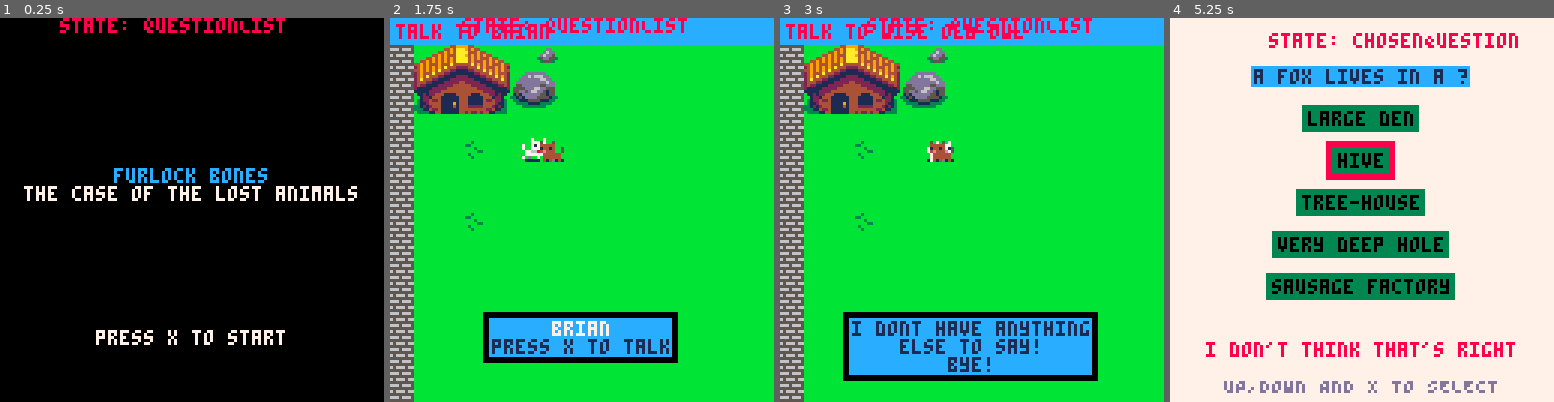
Above: before the commit, frames 1-4 (left to right).
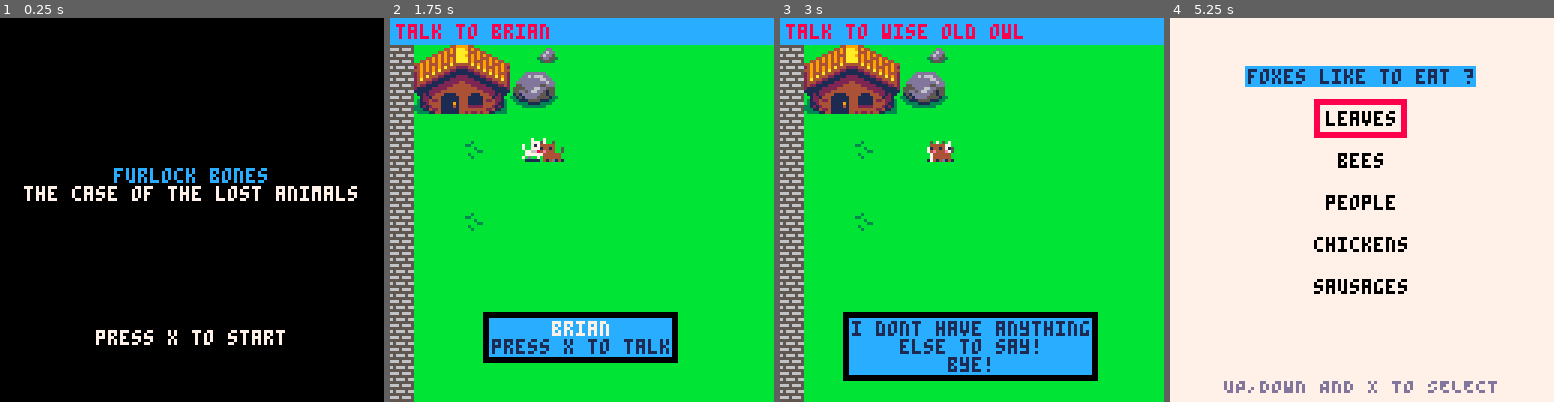
Above: after the commit, the same moments.

Repository: Mackeriah/FurlockBones-game
Game: PICO-8 cartridge furlock bones.p8
Same seed, same stepped clock (60 frames per second), same inputs: the game is played once before the commit and once after it.
Inputs:
- Up to frame 1 (0.25 s): no input
- Up to frame 2 (1.75 s): tap X (X key) at 0.33, 1.07 s; tap O (Z key) at 0.7, 1.7 s; hold Right from 1.6 s (still down)
- Up to frame 3 (3 s): tap X (X key) at 1.85, 2.97 s; release Right at 2.1 s; tap O (Z key) at 2.1, 2.5, 2.9 s; hold Up 2.15-2.42 s; hold Right from 2.47 s (still down)
- Up to frame 4 (5.25 s): release Right at 3.03 s; hold Left 3.08-3.58 s; tap O (Z key) every 0.4 s from 3.3 to 4.9 s; hold Down 3.63-3.97 s; hold Right 4.02-4.68 s; tap X (X key) at 4.08, 5.2 s; hold Up 4.73-5.03 s; hold Left from 5.08 s (still down)

The runs differ from the first frame. In frame 1, 0.9% of the frame differs, in the area x 15-75%, y 0-4%; in frame 2, 0.9%; in frame 3, 0.8%; in frame 4, 16%, in the area x 9-91%, y 3-89%.

Commit message:
wordgame about 90% complete now
oh. yeah.

Diff:
--- a/furlock bones.p8
+++ b/furlock bones.p8
@@ -71,8 +71,8 @@
 	cls()
 	if activeGame == false then draw_menu() else draw_game() end
 	-- player.x-20,player.y-20,8
-	print("state: "..wordgame.state,player.x-20,player.y-40,8)
-	--print(objective.current)
+	--print("q1: "..wordgame.q1correct,player.x-20,player.y-40,8)
+	--print("question: "..wordgame.selectedQuestion)
 	--print(camera_x)
 	--print(camera_y)
 end
@@ -91,7 +91,12 @@
 		camera_x, camera_y = 0,0
 		camera(camera_x,camera_y) --0,0 as I draw wordgame in top left
 		wordgame_prepare_chosen_question() -- get questions/anwers ready for current lost animal
-		wordgame_draw_question_list()
+
+		if wordgame.state == "questionList" then
+			wordgame_questions_only()
+		elseif wordgame.state == "chosenQuestion" then
+			wordgame_draw_chosen_question_and_answers()
+		end
 	else
 		camera(camera_x,camera_y) -- run before map to avoid wordgame stutter
 		map(0,0,0,0,128,32) -- draw current map
@@ -245,6 +250,7 @@
 function init_wordgame()
 	wordgame = {} -- empty array to store multiple strings
 	wordgame.question = {} -- empty array to store question string
+	wordgame.allQuestions = {} -- stores list of all questions
 	wordgame.answers = {} -- empty array to store answer strings
 	wordgame.pagesCollected = false -- flag to check if player has collected all pages
 	wordgame.selectedQuestion = 1
@@ -258,16 +264,24 @@
 		lostAnimal = animal.list[animal.active]
 		if lostAnimal == "fox" then
 			if wordgame.selectedQuestion == 1 then
-				wordgame_store_questions({"a fox lives in a ?"})
+				wordgame_store_questions({"foxes live in a ?"})
 				wordgame_store_answers({"large den", "hive", "tree-house","very deep hole","sausage factory"})
 				wordgame.correct_answer = 1
 			elseif wordgame.selectedQuestion == 2 then
-				wordgame_store_questions({"a fox likes to eat ?"})
+				wordgame_store_questions({"foxes like to eat ?"})
 				wordgame_store_answers({"leaves", "bees", "people","chickens","sausages"})
 				wordgame.correct_answer = 4
+			elseif wordgame.selectedQuestion == 3 then
+				wordgame_store_questions({"fox babies are called ?"})
+				wordgame_store_answers({"plugs", "rugs", "cubs","chubs","scrubs"})
+				wordgame.correct_answer = 3
+			elseif wordgame.selectedQuestion == 4 then
+				wordgame_store_questions({"foxes are covered in ?"})
+				wordgame_store_answers({"biscuits", "jam", "scales","snot","fur"})
+				wordgame.correct_answer = 5
 			end
 		elseif lostAnimal == "red panda" then
-			wordgame_store_questions({"a red panda lives in a ?"})
+			wordgame_store_questions({"red pandas live in a ?"})
 			wordgame_store_answers({"large den", "hive", "tree-house","very deep hole","sausage factory"})
 			wordgame.correct_answer = 3
 		end
@@ -294,23 +308,114 @@
 	end
 end
 
-function wordgame_draw_question_list()
-	rectfill(0, 0, 127, 127, 7) -- fill screen
-	if (wordgame.state == "questionList") then
-		wordgame_store_answers({"a fox lives in a ?", "a fox likes to eat ?", "fox babies are called ?", "foxes are covered in ?"})
-		wordgame_questions_only()
-
-		if (btnp(❎)) then
-			wordgame.state = "chosenQuestion"
-		end
-
-	elseif (wordgame.state == "chosenQuestion") then
-		wordgame_draw_chosen_question_and_answers()
-	end
-end
-
 function wordgame_questions_only()
+	rectfill(0, 0, 127, 127, 7) -- draw background screen colour
+	print_centered("select a question", 6, 3)
+	print_centered("UP,DOWN AND X TO SELECT", 120, 13)
+	wordgame.allQuestions = ({"foxes live in a ?", "foxes likes to eat ?", "fox babies are called ?", "foxes are covered in ?"})
+
+
+	if (btnp(❎)) then
+		wordgame.state = "chosenQuestion"
+	end
+
 	-- determine longest question
+	local maxTextWidth = 0
+	for i=1, #wordgame.allQuestions do -- the # gets array length
+		if #wordgame.allQuestions[i] > maxTextWidth then -- loop through array and find longest text element
+			maxTextWidth = #wordgame.allQuestions[i] -- set max width to longest element so box wide enough
+		end
+	end
+
+	-- question text box horizontal location
+	local textbox_xx = camera_x + 64 - maxTextWidth *2 -1 -- -1 for border and centred
+	-- question text box vertical location
+	local textbox_yy = camera_y + 22 -- first question starts here
+	local textbox_width2 = textbox_xx+(maxTextWidth*4)  -- *4 to account for character width
+	local textbox_height2 = textbox_yy + 6 -- *6 for character height
+
+	-- loop through questions, create box for each and add text
+	for i=1, #wordgame.allQuestions do
+		local txt = wordgame.allQuestions[i]
+		local tx = camera_x + 64 - #txt * 2 -- centre text based on length of string txt
+		local ty = textbox_yy - 5 +(i*14) -- padding for top of box but as loop starts at 1 we subtract 5
+
+		-- selected question outer border
+		if wordgame.selectedQuestion == i then rectfill(tx-4,ty-4,tx+#txt*4+2,ty+6+2,8) end
+
+		-- inner question box
+		rectfill(tx-2,ty-2,tx+#txt*4,ty+6,12)
+		-- question text
+		print(txt, tx, ty, 0)
+
+		if correct == true then
+			print_centered("well done! press x to close",102,11)
+			objective.current = "take the animal home!"
+		elseif correct == false then
+			print_centered("i don't think that's right", 108, 8)
+		end
+	end
+
+	-- use up and down to select a question unless already correctly answered
+	if (btnp(3)) then
+		if wordgame.selectedQuestion > #wordgame.allQuestions-1 then
+			wordgame.selectedQuestion = 1
+			correct = none
+		else
+			wordgame.selectedQuestion += 1
+			correct = none
+		end
+	end
+	if (btnp(2)) then -- 2 is up
+		if wordgame.selectedQuestion == 1 then
+			wordgame.selectedQuestion = #wordgame.allQuestions
+			correct = none
+		else
+			wordgame.selectedQuestion -= 1
+			correct = none
+		end
+	end
+
+	-- let user pick a question
+	if (btnp(❎)) then
+		wordgame.state = "chosenQuestion"
+	end
+end
+
+function wordgame_draw_chosen_question_and_answers()
+ -- ** QUESTION LOGIC**
+	rectfill(0, 0, 127, 127, 7) -- draw background screen colour
+	local maxTextWidth = 0
+	for i=1, #wordgame.question do -- the # gets array length
+		if #wordgame.question[i] > maxTextWidth then -- loop through array and find longest text element
+			maxTextWidth = #wordgame.question[i] -- set max width to longest element so box wide enough
+		end
+	end
+
+	-- define textbox with border
+	local textbox_x = camera_x + 64 - maxTextWidth *2 -1 -- -1 for border and centred
+
+	-- draw text box at top of screen
+	local textbox_y = camera_y + 16 -- controls vertical location of text box (0 top, 127 bottom)
+
+	local textbox_width = textbox_x+(maxTextWidth*4)  -- *4 to account for character width
+	local textbox_height = textbox_y + #wordgame.question * 6 -- *6 for character height
+
+	-- draw outer border text box
+	rectfill(textbox_x, textbox_y, textbox_width, textbox_height, 12)
+
+	-- write text
+	for i=1, #wordgame.question do  -- the # gets the legnth of the array 'text'
+		local txt = wordgame.question[i]
+		-- local tx = textbox_x +1 -- add 1 pixel of outside of box and text
+		local tx = camera_x + 64 - #txt * 2 -- centre text based on length of string txt
+		local ty = textbox_y -5+(i*6) -- padding for top of box but because for loop starts at 1 we need to subtract 5
+		print(txt, tx, ty, 1)
+	end
+
+ -- ** ANSWER LOGIC **
+	-- #wordgame.answers this is how many answers there are and thus how many boxes we need
+	-- determine longest line of text
 	local maxTextWidth = 0
 	for i=1, #wordgame.answers do -- the # gets array length
 		if #wordgame.answers[i] > maxTextWidth then -- loop through array and find longest text element
@@ -334,26 +439,32 @@
 		local ty = textbox_yy - 5 +(i*14) -- padding for top of box but as loop starts at 1 we subtract 5
 
 		if wordgame.selectedAnswer == i then
-			rectfill(tx-4,ty-4,tx+#txt*4+2,ty+6+2,8) -- this draws the border (to select answer)
-		end
-
-		rectfill(tx-2,ty-2,tx+#txt*4,ty+6,12) -- this draws the box
-
-		print(txt, tx, ty, 0) -- print the current possible answer
+			if correct == true then
+				rectfill(tx-4,ty-4,tx+#txt*4+2,ty+6+2,11)
+				rectfill(tx-2,ty-2,tx+#txt*4,ty+6,11) -- this draws the box
+			else
+				rectfill(tx-4,ty-4,tx+#txt*4+2,ty+6+2,8) -- this draws the border (to select answer)
+				rectfill(tx-2,ty-2,tx+#txt*4,ty+6,7) -- this draws the box
+			end
+		end
+
+		print(txt, tx, ty, 0) -- prints the answers in the boxes
 		if correct == true then
 			print_centered("well done! press x to close",102,11)
-			objective.current = "take the animal home!"
 		elseif correct == false then
 			print_centered("i don't think that's right", 108, 8)
 		end
 		print_centered("UP,DOWN AND X TO SELECT", 120, 13)
 	end
 
-	-- use up and down to select a question unless already correctly answered
-	if correct == true then
-		if (btnp(❎)) then wordgame.state = "questionList" end -- return to list of questions
+	-- use up and down to select a question
+	if correct == true then -- dont let player move if answered correctly
+		if (btnp(❎)) then
+		wordgame.state = "questionList"
+		wordgame.selectedAnswer = 1 -- reset to 1 for next question
+		end -- return to list of questions
 	else
-		if (btnp(3)) then
+		if (btnp(3)) then -- 3 is down
 			if wordgame.selectedAnswer > #wordgame.answers-1 then
 				wordgame.selectedAnswer = 1
 				correct = none
@@ -377,118 +488,21 @@
 	if (btnp(❎)) then
 		if wordgame.selectedAnswer == wordgame.correct_answer then
 			correct = true
-			--animal.active += 1 -- this moves on to next animal but use it elsewhere instead
 		else correct = false end
 	end
-end
-
-function wordgame_draw_chosen_question_and_answers()
- -- ** QUESTION LOGIC**
-	local maxTextWidth = 0
-	for i=1, #wordgame.question do -- the # gets array length
-		if #wordgame.question[i] > maxTextWidth then -- loop through array and find longest text element
-			maxTextWidth = #wordgame.question[i] -- set max width to longest element so box wide enough
-		end
-	end
-
-	-- define textbox with border
-	local textbox_x = camera_x + 64 - maxTextWidth *2 -1 -- -1 for border and centred
-
-	-- draw text box at top of screen
-	local textbox_y = camera_y + 16 -- controls vertical location of text box (0 top, 127 bottom)
-
-	local textbox_width = textbox_x+(maxTextWidth*4)  -- *4 to account for character width
-	local textbox_height = textbox_y + #wordgame.question * 6 -- *6 for character height
-
-	-- draw outer border text box
-	rectfill(textbox_x, textbox_y, textbox_width, textbox_height, 12)
-
-	-- write text
-	for i=1, #wordgame.question do  -- the # gets the legnth of the array 'text'
-		local txt = wordgame.question[i]
-		-- local tx = textbox_x +1 -- add 1 pixel of outside of box and text
-		local tx = camera_x + 64 - #txt * 2 -- centre text based on length of string txt
-		local ty = textbox_y -5+(i*6) -- padding for top of box but because for loop starts at 1 we need to subtract 5
-		print(txt, tx, ty, 1)
-	end
-
-
- -- ** ANSWER LOGIC **
-	-- #wordgame.answers this is how many answers there are and thus how many boxes we need
-
-	-- determine longest line of text
-	local maxTextWidth = 0
-	for i=1, #wordgame.answers do -- the # gets array length
-		if #wordgame.answers[i] > maxTextWidth then -- loop through array and find longest text element
-			maxTextWidth = #wordgame.answers[i] -- set max width to longest element so box wide enough
-		end
-	end
-
-	-- horizontal text box location
-	local textbox_xx = camera_x + 64 - maxTextWidth *2 -1 -- -1 for border and centred
-
-	-- vertical text box location
-	local textbox_yy = camera_y + 22 -- first question starts here
-
-	local textbox_width2 = textbox_xx+(maxTextWidth*4)  -- *4 to account for character width
-	local textbox_height2 = textbox_yy + 6 -- *6 for character height
-
-	-- write text
-	for i=1, #wordgame.answers do  -- the # gets the legnth of the array 'text'
-		local txt = wordgame.answers[i]
-		local tx = camera_x + 64 - #txt * 2 -- centre text based on length of string txt
-		local ty = textbox_yy - 5 +(i*14) -- padding for top of box but as loop starts at 1 we subtract 5
-
-		if wordgame.selectedAnswer == i then
-			rectfill(tx-4,ty-4,tx+#txt*4+2,ty+6+2,8) -- this draws the border (to select answer)
-		end
-
-		rectfill(tx-2,ty-2,tx+#txt*4,ty+6,3) -- this draws the box
-
-		print(txt, tx, ty, 0) -- prints the answers in the boxes
-		if correct == true then
-			print_centered("well done! press x to close",102,11)
-			objective.current = "take the animal home!"
-		elseif correct == false then
-			print_centered("i don't think that's right", 108, 8)
-		end
-		print_centered("UP,DOWN AND X TO SELECT", 120, 13)
-	end
-
-	-- use up and down to select a question unless already correctly answered
-	if correct == true then
-		if (btnp(❎)) then wordgame.state = "questionList" end -- return to list of questions
-	else
-		if (btnp(3)) then
-			if wordgame.selectedAnswer > #wordgame.answers-1 then
-				wordgame.selectedAnswer = 1
-				correct = none
-			else
-				wordgame.selectedAnswer += 1
-				correct = none
-			end
-		end
-		if (btnp(2)) then -- 2 is up
-			if wordgame.selectedAnswer == 1 then
-				wordgame.selectedAnswer = #wordgame.answers
-				correct = none
-			else
-				wordgame.selectedAnswer -= 1
-				correct = none
-			end
-		end
-	end
-
-	-- check if correct
-	if (btnp(❎)) then
-		if wordgame.selectedAnswer == wordgame.correct_answer then
-			correct = true
-			--animal.active += 1 -- this moves on to next animal but use it elsewhere instead
-		else correct = false end
-	end
-end
-
-
+
+
+	--[[ logic to auto-select correct question if already done
+		use an array for question 1-4 question[1] etc so for loop would be question[i]
+		this is so i know which question has been chosen
+		I think I can get this from wordgame.selectedQuestion sort of
+		then in that new array I can set each question to be true if answered correctly or not
+		if a question is already marked true then somehow :) set to green highlight thingy
+		glhf lol wp
+	]]
+
+
+end
 
 
 -->8
